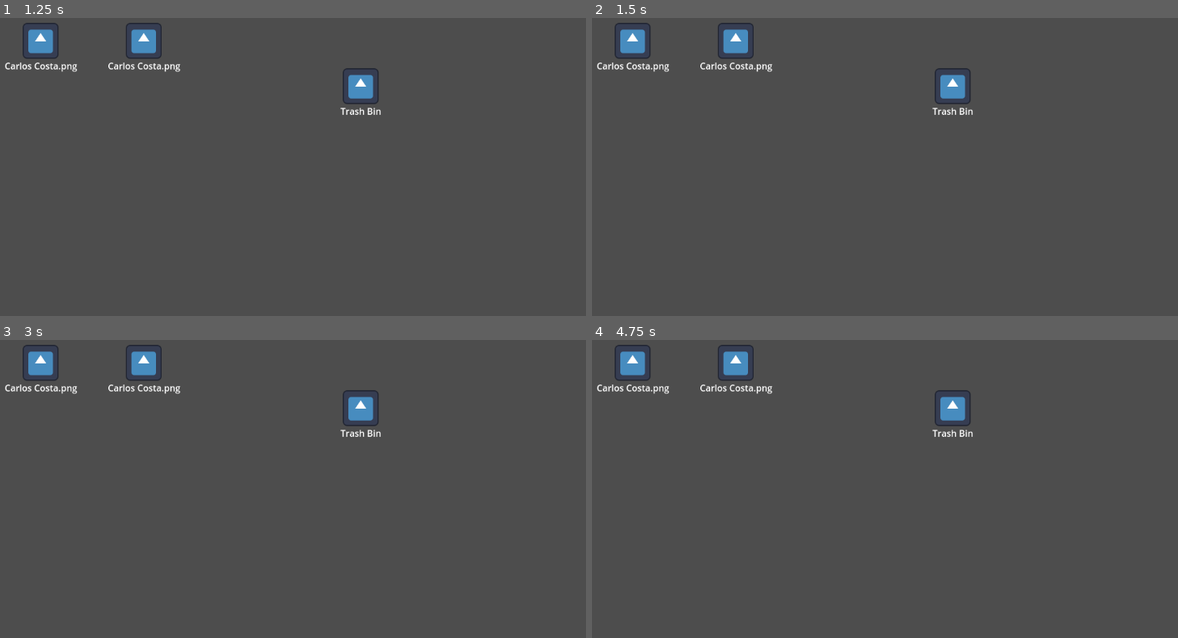
Above: before the commit, frames 1-4 (two rows, left to right).
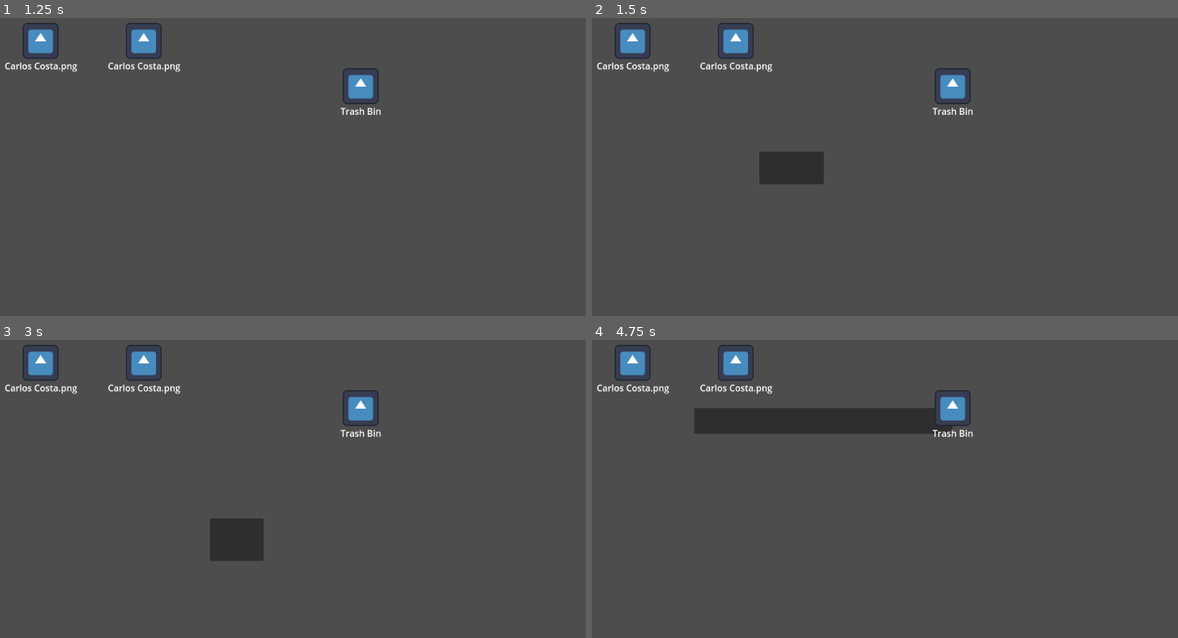
Above: after the commit, the same moments.

Repository: VileOar/ludum-dare-54
Game: Godot game, scene res://scenes/desktop.tscn
Same seed, same stepped clock (60 frames per second), same inputs: the game is played once before the commit and once after it. The engine's default icon, where the game draws it, is replaced by a stand-in: a white triangle on a blue panel in a dark square.
Inputs (mouse positions are in pixels of both pictures, inside the frame that each line leads up to):
- Up to frame 1 (1.25 s): tap Enter at 0.5 s; drag from (562, 283) to (363, 86) at 0.52 s
- Up to frame 2 (1.5 s): tap Space at 1.25 s; drag from (761, 184) to (955, 86) at 1.27 s
- Up to frame 3 (3 s): move the mouse to (363, 408) at 2.02 s; click (363, 408) at 2.17 s; tap Enter at 2.75 s; drag from (263, 560) to (99, 432) at 2.77 s
- Up to frame 4 (4.75 s): move the mouse to (1084, 542) at 3.52 s; click (1084, 542) at 3.67 s; tap Space at 4.25 s; drag from (691, 432) to (955, 408) at 4.27 s

Frame 1 is identical in both runs. In frame 2, 1.2% of the frame differs, in the area x 28-40%, y 44-56%; in frame 3, 1.3%; in frame 4, 3.5%, in the area x 17-62%, y 23-32%.

Commit message:
Offset + base area for multiselect

Diff:
--- a/scenes/desktop.tscn
+++ b/scenes/desktop.tscn
@@ -1,7 +1,8 @@
-[gd_scene load_steps=3 format=3 uid="uid://crlkuni2202pw"]
+[gd_scene load_steps=4 format=3 uid="uid://crlkuni2202pw"]
 
 [ext_resource type="PackedScene" uid="uid://dv0gqt42k76sy" path="res://scenes/files/draggable_file.tscn" id="1_nnh13"]
 [ext_resource type="PackedScene" uid="uid://borhx2rspskdv" path="res://scenes/files/trash_bin.tscn" id="2_n3o80"]
+[ext_resource type="PackedScene" uid="uid://b5urrjt5nnfyi" path="res://scenes/mouse_manager.tscn" id="3_vdwjr"]
 
 [node name="Desktop" type="Node2D"]
 
@@ -15,3 +16,5 @@
 
 [node name="TrashBin" parent="." instance=ExtResource("2_n3o80")]
 position = Vector2(472, 208)
+
+[node name="MouseManager" parent="." instance=ExtResource("3_vdwjr")]
--- /dev/null
+++ b/scenes/mouse_manager.tscn
@@ -0,0 +1,11 @@
+[gd_scene load_steps=2 format=3 uid="uid://b5urrjt5nnfyi"]
+
+[ext_resource type="Script" path="res://scripts/mouse_manager.gd" id="1_5gibr"]
+
+[node name="MouseManager" type="Node2D"]
+script = ExtResource("1_5gibr")
+
+[node name="Panel" type="Panel" parent="."]
+visible = false
+offset_right = 128.0
+offset_bottom = 56.0
--- a/scripts/draggable_file.gd
+++ b/scripts/draggable_file.gd
@@ -3,6 +3,7 @@
 class_name DraggableFile
 
 var lifted := false
+var mouse_offset := Vector2.ZERO
 
 # Called when the node enters the scene tree for the first time.
 func _ready():
@@ -12,7 +13,7 @@
 # Called every frame. 'delta' is the elapsed time since the previous frame.
 func _process(delta):
 	if lifted:
-		position = get_global_mouse_position()
+		position = get_global_mouse_position() + mouse_offset
 
 
 func _on_color_rect_gui_input(event):
@@ -21,6 +22,7 @@
 			MOUSE_BUTTON_LEFT:
 				if event.pressed:
 					lifted = true
+					mouse_offset = position - get_global_mouse_position()
 					# Put file on "top" of parent children
 					var parent = get_parent()
 					get_parent().move_child(self, -1)
--- /dev/null
+++ b/scripts/mouse_manager.gd
@@ -0,0 +1,35 @@
+extends Node2D
+
+@onready var panel : Panel = $Panel
+var final_mouse_pos := Vector2.ZERO
+var initial_mouse_pos := Vector2.ZERO
+var dragging := false
+
+func _process(delta):
+	var mouse_pos = get_global_mouse_position()
+	final_mouse_pos = mouse_pos
+	var offset = final_mouse_pos - initial_mouse_pos
+
+	# Fix negative sized panel
+	if offset.x < 0:
+		position.x = offset.x + initial_mouse_pos.x
+	if offset.y < 0:
+		position.y = offset.y + initial_mouse_pos.y
+
+	panel.size = abs(offset)
+
+
+func _unhandled_input(event):
+	# Draggable Area
+	if event is InputEventMouseButton:
+		match event.button_index:
+			MOUSE_BUTTON_LEFT:
+				if event.pressed:
+					var mouse_pos = get_global_mouse_position()
+					initial_mouse_pos = mouse_pos
+					position = mouse_pos
+					panel.show()
+					dragging = true
+				else:
+					panel.hide()
+					dragging = false
